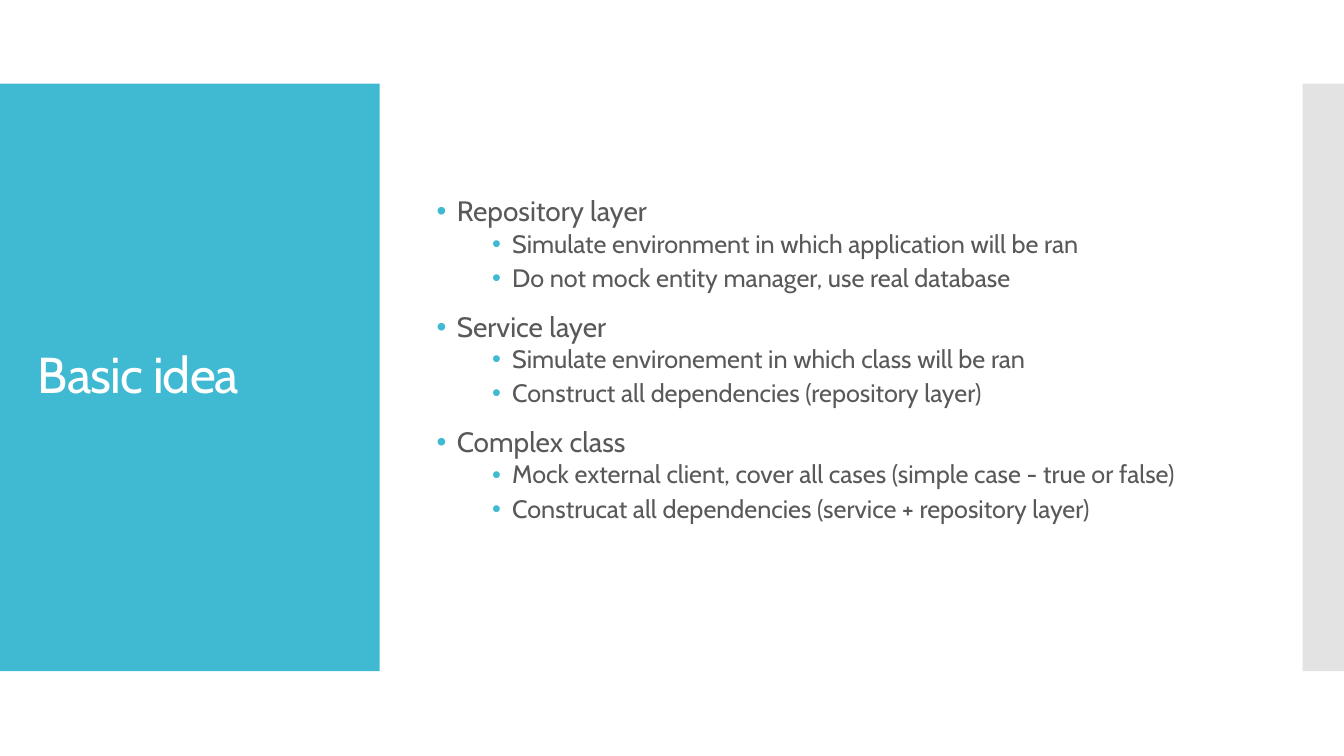
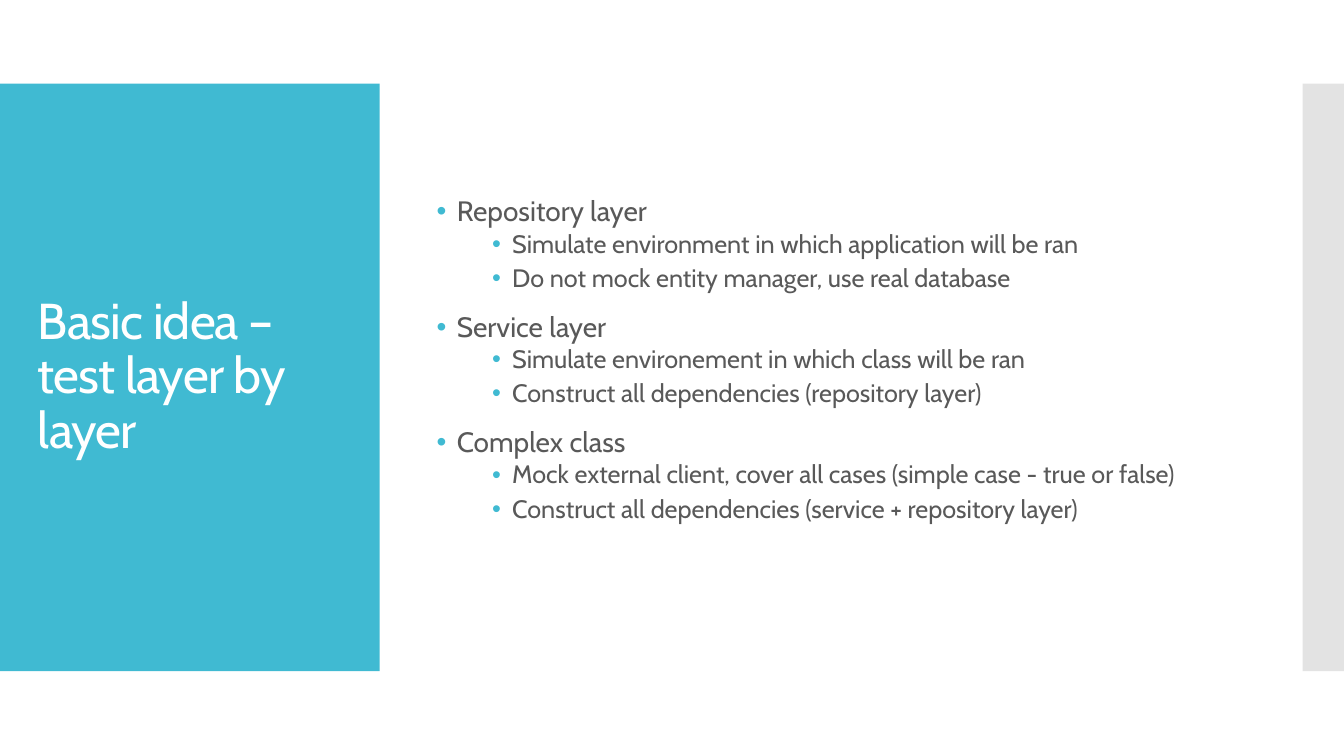
Before and after one commit to ivlahek/presentation.testing, a slide deck: slide 9 of Presentation.pptx. Drawn at 1344x756 pixels with LibreOffice and Linux fonts; fonts in the diff are those of the drawing. Boxes give left, top, right and bottom in pixels: in the first picture for what was removed or moved away, otherwise in the second. Text is boxed around its words. In the diff, an @@ line names an element or a change of style, - is before the commit and + after.

```diff
--- a/Presentation.pptx
+++ b/Presentation.pptx
@@ title at (x1=38, y1=301, x2=286, y2=459): text changed @@
-Basic idea
+Basic idea – test layer by layer
@@ text at (x1=512, y1=499, x2=1078, y2=524): text changed @@
-  • Construcat all dependencies (service + repository layer)
+  • Construct all dependencies (service + repository layer)
```
Also in this commit, not shown: 3 other slides changed, 5 slides added.
